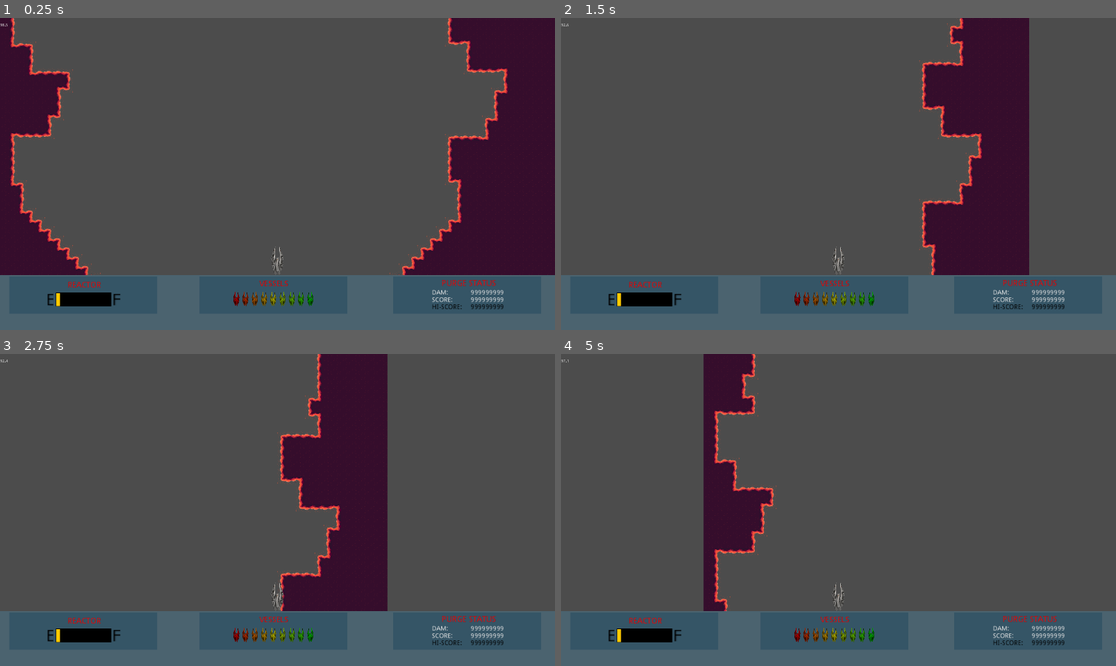
Above: before the commit, frames 1-4 (two rows, left to right).
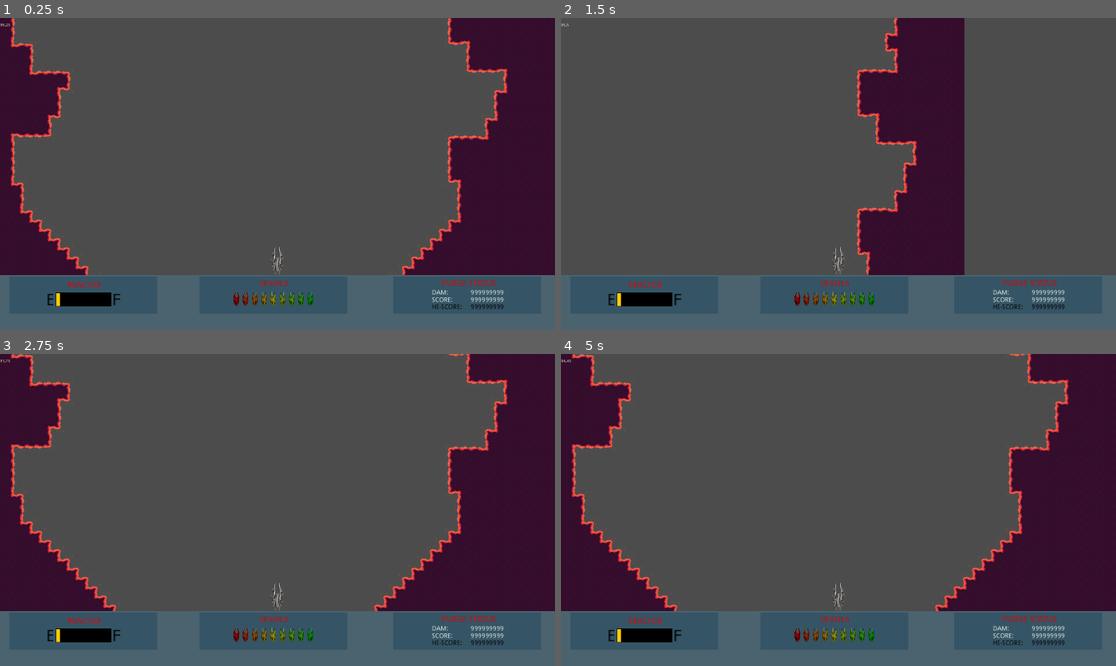
Above: after the commit, the same moments.

Repository: CyanideGourmet/River-Raid-Remake
Game: Godot game, scene res://scenes/Main.tscn
Same seed, same stepped clock (60 frames per second), same inputs: the game is played once before the commit and once after it.
Inputs:
- Up to frame 1 (0.25 s): no input
- Up to frame 2 (1.5 s): tap Enter (ui_accept) at 0.5, 0.77 s; hold Right (ui_right) 0.53-1.28 s; hold Down (ui_down) from 1.28 s (still down)
- Up to frame 3 (2.75 s): tap Enter (ui_accept) at 1.52 s; release Down (ui_down) at 2.03 s; hold Right (ui_right) from 2.03 s (still down)
- Up to frame 4 (5 s): release Right (ui_right) at 2.78 s; hold Up (ui_up) 2.78-3.53 s; tap Enter (ui_accept) at 3.02, 3.77, 4.52 s; hold Left (ui_left) from 3.53 s (still down)

The runs differ from the first frame. In frame 1, less than 0.1% of the frame differs, in the area x 0-2%, y 1-3%; in frame 2, 19%; in frame 3, 35%, in the area x 0-100%, y 0-83%; in frame 4, 28%.

Commit message:
Dźwięk
Proste zmiany dotyczące odtwarzania dźwięku silnika, pocisku, oraz alarmu niskiego poziomu paliwa.

Diff:
--- a/scenes/Main.tscn
+++ b/scenes/Main.tscn
@@ -21,8 +21,12 @@
 position = Vector2( 960, 17168 )
 collision_layer = 5
 collision_mask = 5
+movement_speed = 700
+def_forward_speed = 400
 max_forward_speed = 1000
-min_forward_speed = 0
-fuel_decrease_rate = 0.1
+min_forward_speed = 200
+acceleration_speed = 50
+fuel_decrease_rate = 0.05
+fuel_refill_rate = 2.0
 
 [node name="UI" parent="." instance=ExtResource( 4 )]
--- a/scenes/Player.tscn
+++ b/scenes/Player.tscn
@@ -1,7 +1,9 @@
-[gd_scene load_steps=4 format=2]
+[gd_scene load_steps=6 format=2]
 
 [ext_resource path="res://scripts/Player.gd" type="Script" id=1]
 [ext_resource path="res://assets/Images/Sprites/statek.png" type="Texture" id=2]
+[ext_resource path="res://assets/RRSounds/SpaceShipLoop.ogg" type="AudioStream" id=3]
+[ext_resource path="res://assets/RRSounds/Low_Fuel_Tick.ogg" type="AudioStream" id=4]
 
 [sub_resource type="CapsuleShape2D" id=1]
 radius = 5.12219
@@ -28,3 +30,11 @@
 drag_margin_top = 0.0
 drag_margin_right = 1.0
 drag_margin_bottom = 0.0
+
+[node name="EngineSound" type="AudioStreamPlayer2D" parent="."]
+stream = ExtResource( 3 )
+autoplay = true
+
+[node name="LowFuelSound" type="AudioStreamPlayer2D" parent="."]
+stream = ExtResource( 4 )
+autoplay = true
--- a/scripts/Player.gd
+++ b/scripts/Player.gd
@@ -7,6 +7,8 @@
 export var acceleration_speed = 20
 export var fuel_decrease_rate = 0.1
 export var fuel_refill_rate = 0.2
+export var low_fuel_threshold = 30
+
 
 var camera_pos
 var UI
@@ -20,16 +22,22 @@
 var current_mapslice
 var refill = 0
 var input = Vector2(0, 0)
-
+var low_fuel_tick_sound
+var engine_sound
+var isLowOnFuel = false
+var current_pitch_scale = 1
 signal free_the_bullet
 
 func _ready():
 	camera_pos = $Camera.position
 	UI = get_parent().get_node("UI").get_node("Fuel")
+	low_fuel_tick_sound = get_node("LowFuelSound") as AudioStreamPlayer2D
 	UI.text = str(fuel)
 	set_collision_mask_bit(0, 1)
 	set_collision_mask_bit(1, 1)
 	set_collision_mask_bit(2, 1)
+	$LowFuelSound.stop()
+	#$EngineSound.stop()
 
 func _input(event):
 	if event.is_pressed():
@@ -40,9 +48,11 @@
 		elif event.is_action("ui_up"):
 			forward_slowdown = 0
 			acceleration_dir = 1
+
 		elif event.is_action("ui_down"):
 			forward_slowdown = 0
 			acceleration_dir = -1
+
 		elif event.is_action("ui_accept"):
 			fuel_decrease_rate -= 0.1
 			fuel_decrease_rate = abs(fuel_decrease_rate)
@@ -50,6 +60,7 @@
 		input.x = 0
 	if event.is_action_released("ui_up") or event.is_action_released("ui_down"):
 		forward_slowdown = 1
+
 		if forward_speed > def_forward_speed:
 			acceleration_dir = -1
 		else:
@@ -67,8 +78,20 @@
 		if forward_speed == def_forward_speed and acceleration_dir != 0:
 			acceleration_dir = 0
 			forward_slowdown = 0
+
+	if !isLowOnFuel && fuel < low_fuel_threshold:
+		isLowOnFuel = true
+		$LowFuelSound.play(0)
+	elif isLowOnFuel && fuel >= low_fuel_threshold:
+		isLowOnFuel = false
+		$LowFuelSound.stop()
+	else:
+		pass
+
+	$EngineSound.pitch_scale = current_pitch_scale
 	if fuel <= 0:
 		_dead()
+
 	fuel = clamp(fuel, 0, 100)
 	UI.text = str(fuel)
 
@@ -78,6 +101,14 @@
 	forward_speed = clamp(forward_speed, min_forward_speed, max_forward_speed)
 	velocity.x *= movement_speed
 	velocity.y *= forward_speed
+	var lerpPitch = 1
+	if (forward_speed>= def_forward_speed):
+		lerpPitch = (1+  inverse_lerp(def_forward_speed, max_forward_speed, forward_speed) )* 0.5
+	else:
+		lerpPitch =   inverse_lerp(min_forward_speed, def_forward_speed,  forward_speed)*0.5
+
+	current_pitch_scale = lerp(0.8, 1.2, lerpPitch)
+
 	var collision = move_and_collide(velocity * delta)
 	if collision:
 		if collision.collider.is_in_group("terrain") or collision.collider.is_in_group("enemy"):
@@ -86,11 +117,14 @@
 	position.x = clamp(position.x, camera_pos.x, camera_pos.x + $Camera.get_viewport_rect().size.x)
 
 func _dead():
+	$EngineSound.stop()
+	current_pitch_scale = 1
 	position = current_mapslice.position + Vector2(960, 8500)
 	full_stop = 0
 	yield(get_tree().create_timer(1), "timeout")
 	full_stop = 1
 	fuel = 100
+	$EngineSound.play(0)
 
 func _on_bullet_freed():
 	ammo += 1
Not shown, added: assets/RRSounds/Low_Fuel_Tick.ogg.import
Not shown, added: assets/RRSounds/SpaceShipLoop.ogg.import
Not shown, added: scenes/SpaceShipLoop.ogg.import
Not shown, added: assets/RRSounds/Low_Fuel_Tick.ogg
Not shown, added: assets/RRSounds/SpaceShipLoop.ogg
Not shown, added: scenes/SpaceShipLoop.ogg
